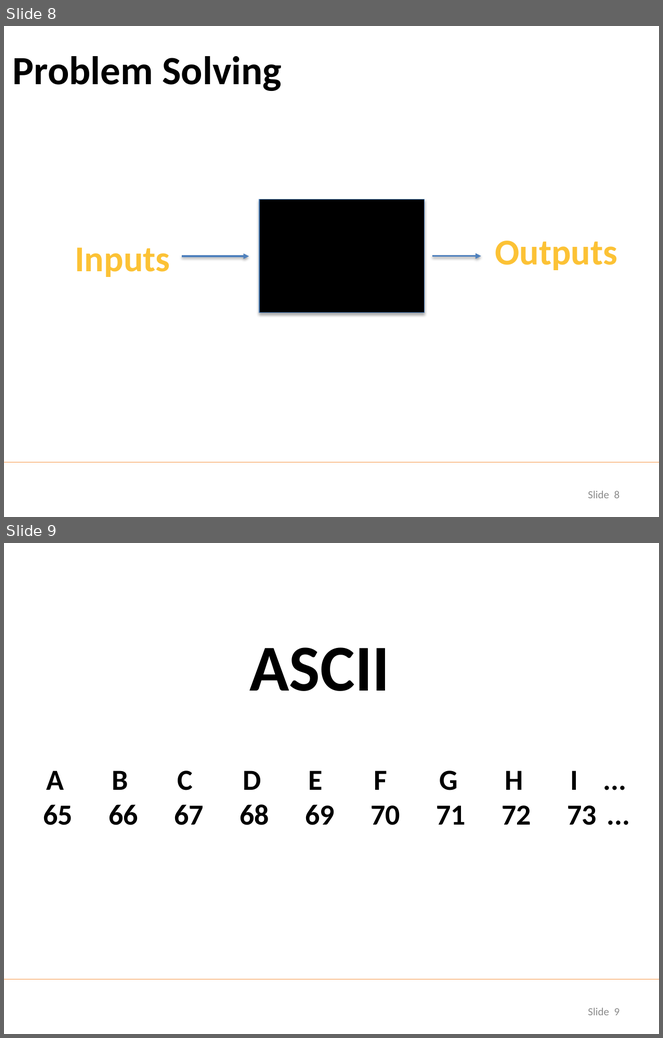
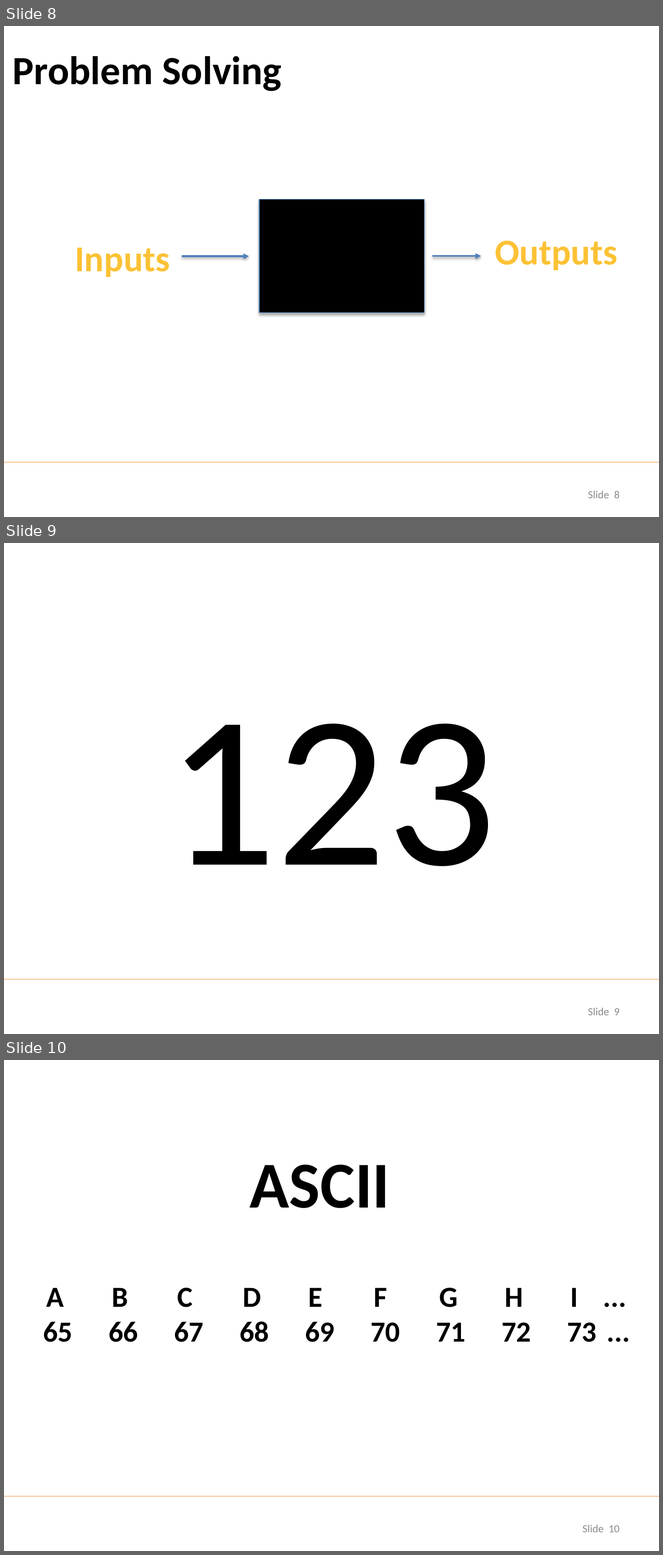
Before and after one commit to udohsolomon/lecture_slide_programming, a slide deck: week_1/Week 1 Day 1.pptx. Shown one above the other, each under a label of ours: slides 8 and 9 before the commit, slides 8, 9 and 10 after it. The pictures are 663x1038 and 663x1555 pixels, drawn with LibreOffice and Linux fonts; fonts in the diff are those of the drawing; background and template pictures are left out. Boxes give left, top, right and bottom in pixels: in the first picture for what was removed or moved away, otherwise in the second. Text is boxed around its words. In the diff, an @@ line names an element or a change of style, - is before the commit and + after.

```diff
--- a/week_1/Week 1 Day 1.pptx
+++ b/week_1/Week 1 Day 1.pptx
@@ slide 9 added at (4, 543, 659, 1034), background picture (left out); not listed: 1 template element that a slide beside it also shows @@
@@ text added at (166, 723, 496, 866), 239 pt, text #000000 @@
+123
@@ page number added at (588, 1008, 620, 1016), 12 pt, text #8C8C8C @@
+Slide 9
@@ what was slide 9 is now slide 10 @@
@@ page number at (583, 1525, 620, 1533): text changed @@
-Slide 9
+Slide 10
```
Also in this commit, not shown: 1 other slide added, 14 slides removed.
